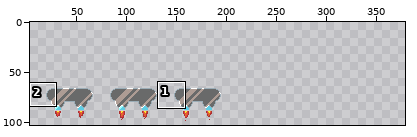
Sprite sheet: paddle-sheet.png. The picture above shows the old version from afar; the outline marks the close-up.
Close-up. Earlier state:
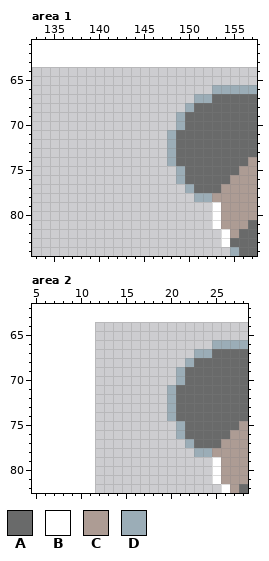
The file is 192x64 pixels. Shown: area 1: x 133..157, y 61..84; area 2: x 5..28, y 62..82. The old version is drawn lined up with the new one, on the new canvas. The wide view leaves out empty margins. The commit also changed other parts of the picture, which this record leaves out.
Palette (. is transparent): A #696a6a  B #ffffff  C #ad9c94  D #9badb7
Pixels before, area 1, first column x 148:
66 .....DDDDD
67 ...DDAAAAA
68 ..DAAAAAAA
69 .DAAAAAAAA
70 .DAAAAAAAA
71 DAAAAAAAAA
72 DAAAAAAAAA
73 DAAAAAAAAA
74 DAAAAAAAAC
75 .DAAAAAACC
76 .DAAAAACCC
77 ..DAAACCCC
78 ...DDCCCCC
79 .....BCCCC
80 .....BCCCC
81 .....BCCCA
82 ......BCAA
83 ......BAAA
84 .......DAA
Pixels before, area 2, first column x 20:
66 .....DDDD
67 ...DDAAAA
68 ..DAAAAAA
69 .DAAAAAAA
70 .DAAAAAAA
71 DAAAAAAAA
72 DAAAAAAAA
73 DAAAAAAAA
74 DAAAAAAAA
75 .DAAAAAAC
76 .DAAAAACC
77 ..DAAACCC
78 ...DDCCCC
79 .....BCCC
80 .....BCCC
81 .....BCCC
82 ......BCA
The same view after the edit:
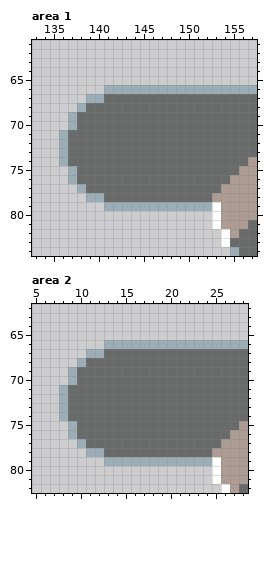
The exact change:
canvas 192x64 -> 384x128, the old top-left corner now at 12,64
Changed rows in their new state; - is an unchanged pixel.
Area 1:
first column x 136:
66 -----DDDDDDDDDDDD
67 ---DDAAAAAAAAAAAA
68 --DAAAAAAAAAAAA--
69 -DAAAAAAAAAAAA---
70 -DAAAAAAAAAAAA---
71 DAAAAAAAAAAAA----
72 DAAAAAAAAAAAA----
73 DAAAAAAAAAAAA----
74 DAAAAAAAAAAAA----
75 -DAAAAAAAAAAAA---
76 -DAAAAAAAAAAAA---
77 --DAAAAAAAAAAAA--
78 ---DDAAAAAAAAAAAA
79 -----DDDDDDDDDDDD
Area 2:
first column x 8:
66 -----DDDDDDDDDDDD
67 ---DDAAAAAAAAAAAA
68 --DAAAAAAAAAAAA--
69 -DAAAAAAAAAAAA---
70 -DAAAAAAAAAAAA---
71 DAAAAAAAAAAAA----
72 DAAAAAAAAAAAA----
73 DAAAAAAAAAAAA----
74 DAAAAAAAAAAAA----
75 -DAAAAAAAAAAAA---
76 -DAAAAAAAAAAAA---
77 --DAAAAAAAAAAAA--
78 ---DDAAAAAAAAAAAA
79 -----DDDDDDDDDDDD
Boxes around the changes in both close-ups, in picture pixels (x1, y1, x2, y2):
changed: (59, 85, 212, 211)
changed: (59, 340, 212, 466)
